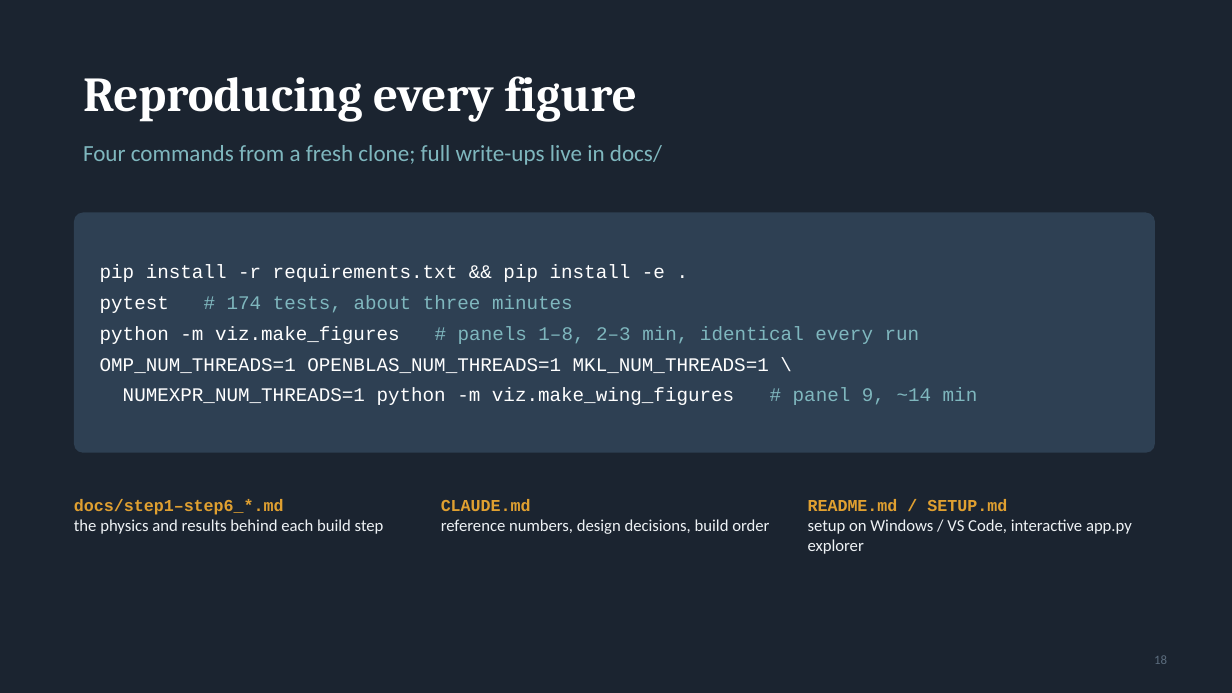
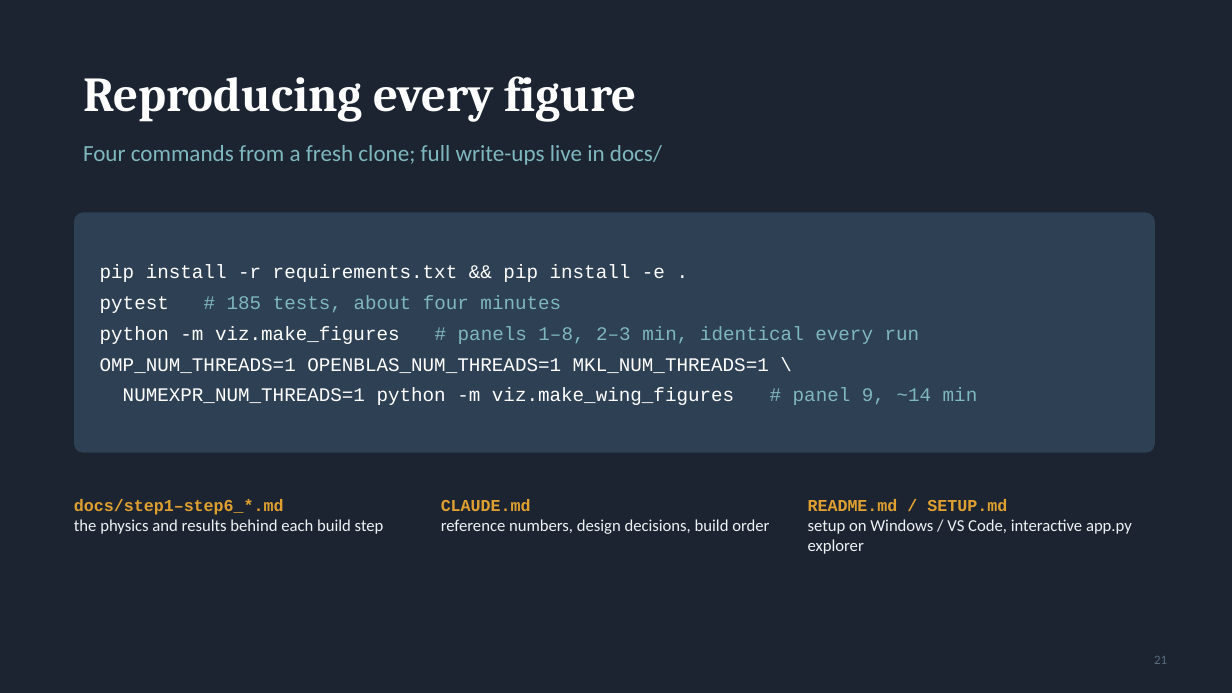
Before and after one commit to calumtierney/PhD-Testbed, a slide deck: slide 21 of docs/testbed_workflow.pptx (slide 18 before the commit). Drawn at 1232x693 pixels with LibreOffice and Linux fonts; fonts in the diff are those of the drawing. Boxes give left, top, right and bottom in pixels: in the first picture for what was removed or moved away, otherwise in the second. Text is boxed around its words. In the diff, an @@ line names an element or a change of style, - is before the commit and + after.

```diff
--- a/docs/testbed_workflow.pptx
+++ b/docs/testbed_workflow.pptx
@@ text in rounded rectangle at bbox=[100, 295, 561, 313]: text changed @@
-pytest # 174 tests, about three minutes
+pytest # 185 tests, about four minutes
@@ page number at bbox=[1154, 656, 1167, 664]: text changed @@
-18
+21
```
Also in this commit, not shown: 2 other slides changed, 3 slides added, 10 other files.
